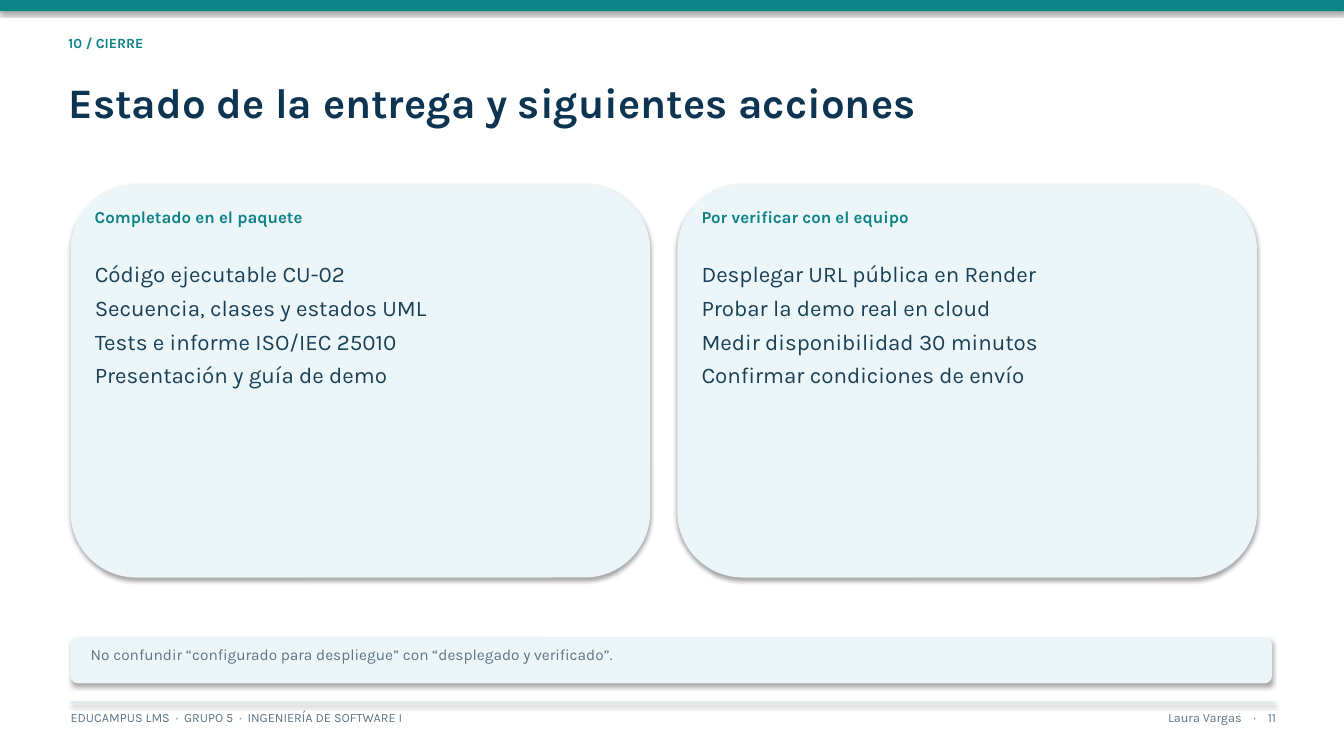
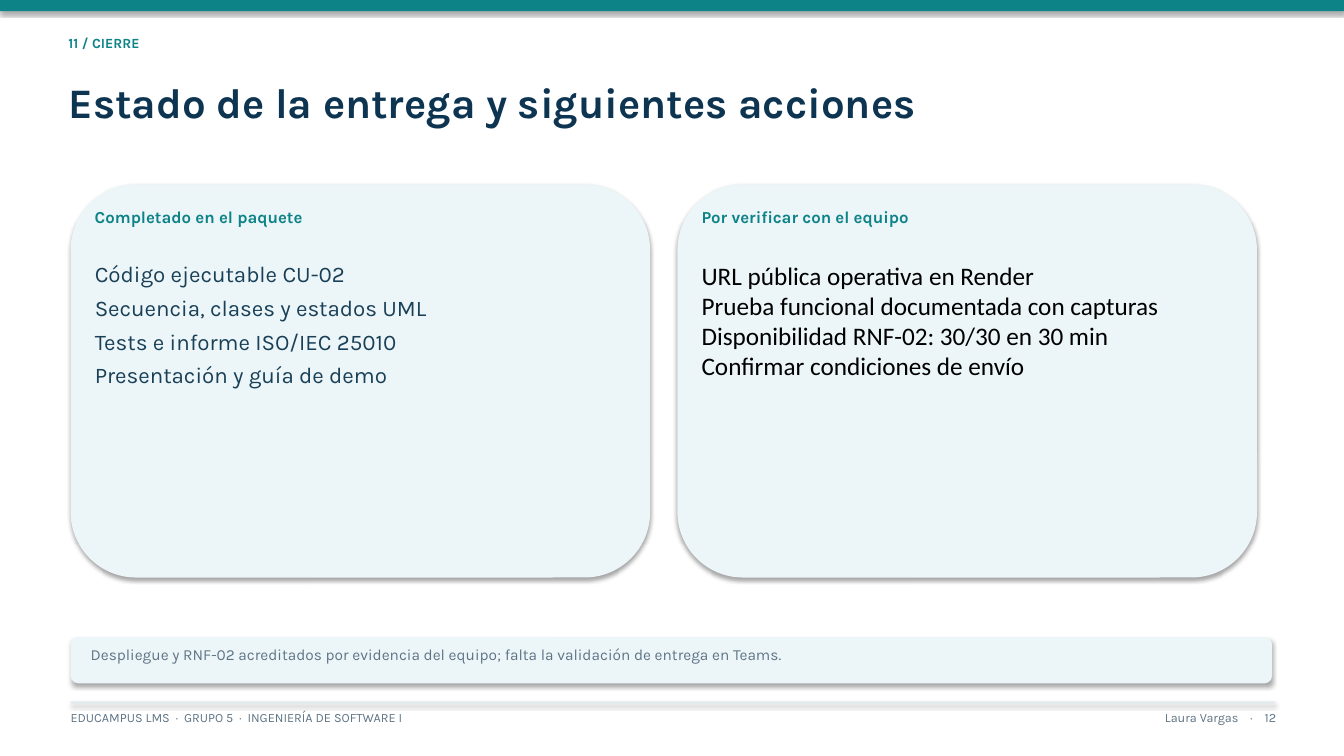
Before and after one commit to JuanjoRiano/educampus-lms, a slide deck: slide 12 of entregas/final/Presentacion_Final_EduCampus_Grupo5_2026-11-19.pptx (slide 11 before the commit). Drawn at 1344x756 pixels with LibreOffice and Linux fonts; fonts in the diff are those of the drawing. Boxes give left, top, right and bottom in pixels: in the first picture for what was removed or moved away, otherwise in the second. Text is boxed around its words. In the diff, an @@ line names an element or a change of style, - is before the commit and + after.

Commit message:
docs: incorporar evidencia cloud y RNF-02

```diff
--- a/entregas/final/Presentacion_Final_EduCampus_Grupo5_2026-11-19.pptx
+++ b/entregas/final/Presentacion_Final_EduCampus_Grupo5_2026-11-19.pptx
@@ text at (68,38,139,48): text changed @@
-10 / CIERRE
+11 / CIERRE
@@ text at (702,267,1158,349): text changed; size 16 to 18 pt; font Karla to Calibri; text colour #194057 to #000000 @@
-Desplegar URL pública en Render
-Probar la demo real en cloud
-Medir disponibilidad 30 minutos
+URL pública operativa en Render
+Prueba funcional documentada con capturas
+Disponibilidad RNF-02: 30/30 en 30 min
@@ text at (702,357,1024,375): size 16 to 18 pt, font Karla to Calibri, text colour #194057 to #000000 in "Confirmar condiciones de envío"; less space between paragraphs @@
@@ text at (91,648,781,664): text changed @@
-No confundir “configurado para despliegue” con “desplegado y verificado”.
+Despliegue y RNF-02 acreditados por evidencia del equipo; falta la validación de entrega en Teams.
@@ text at (1165,714,1276,725): text changed @@
-Laura Vargas · 11
+Laura Vargas · 12
```
Also in this commit, not shown: 2 other slides changed, 1 slide added, 9 other files.
